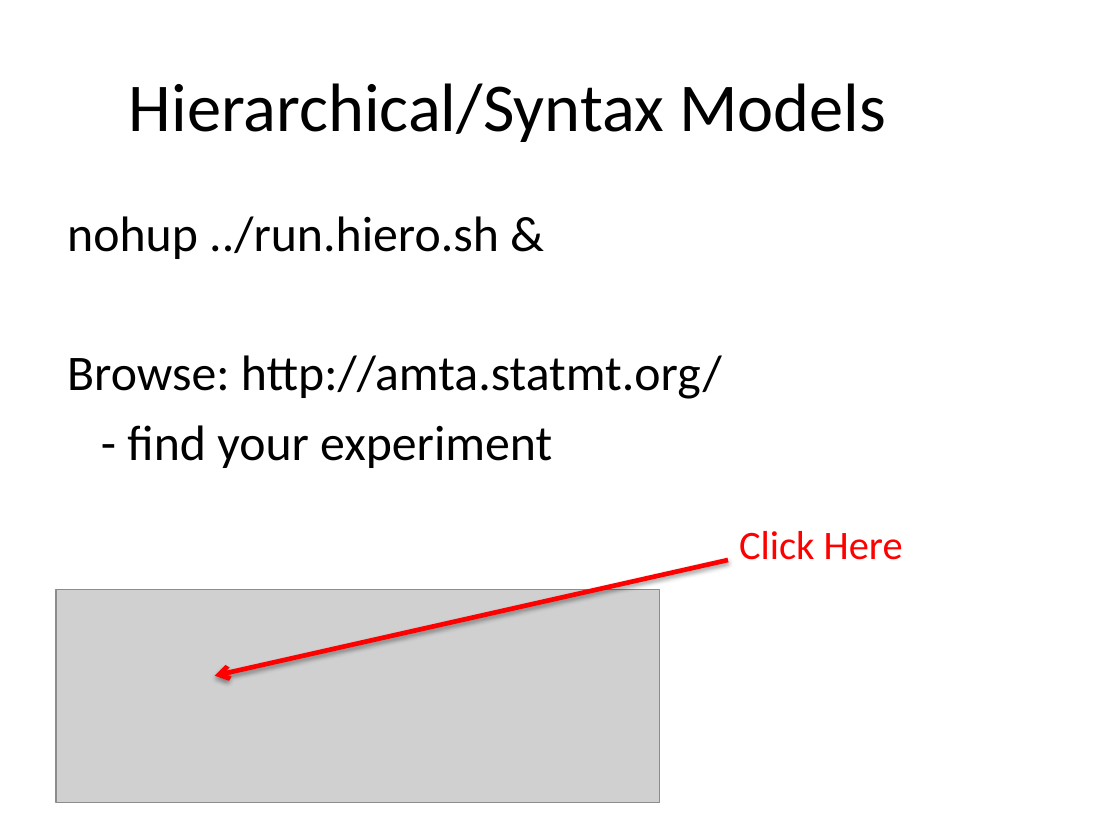
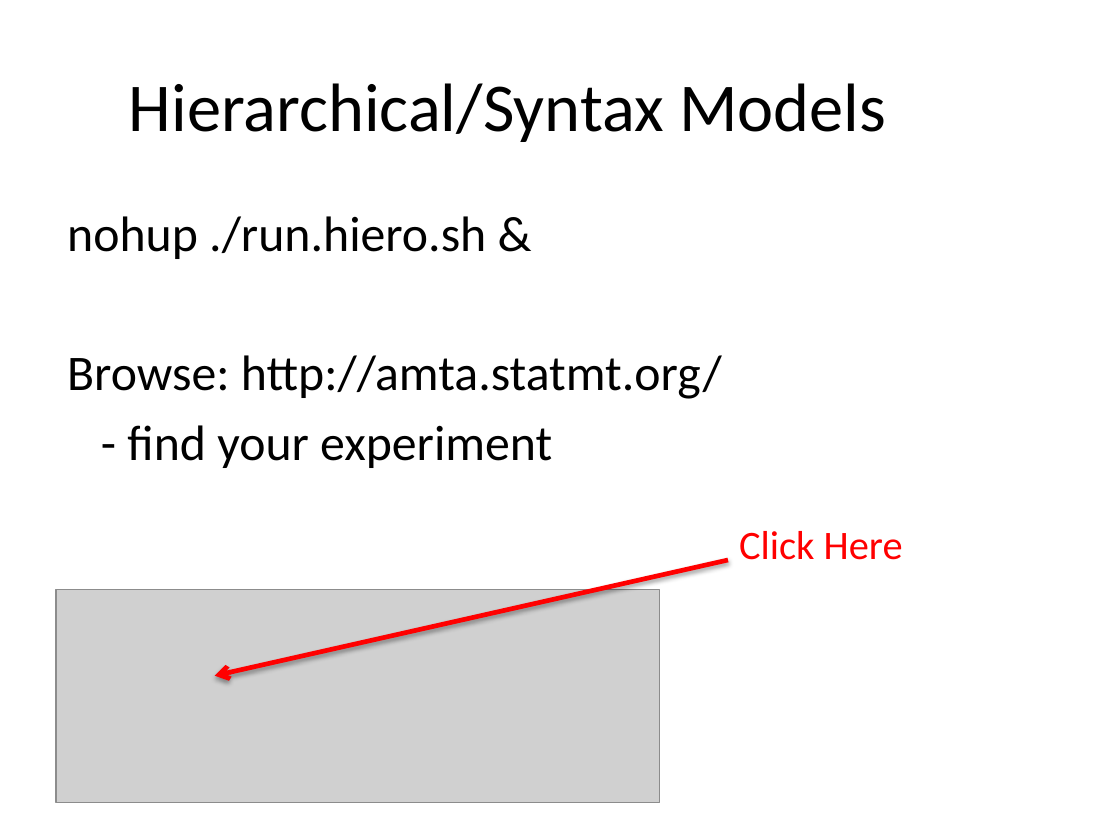
Before and after one commit to hieuhoang/papers, a slide deck: slide 7 of amta2012/hands-on.2012.pptx. Drawn at 1120x840 pixels with LibreOffice and Linux fonts; fonts in the diff are those of the drawing; grey boxes stand for pictures; background and template pictures are left out. Boxes give left, top, right and bottom in pixels: in the first picture for what was removed or moved away, otherwise in the second. Text is boxed around its words. In the diff, an @@ line names an element or a change of style, - is before the commit and + after.

```diff
--- a/amta2012/hands-on.2012.pptx
+++ b/amta2012/hands-on.2012.pptx
@@ text at (x1=67, y1=216, x2=486, y2=259): text changed @@
-nohup ../run.hiero.sh &
+nohup ./run.hiero.sh &
```
Also in this commit, not shown: 2 other slides changed, 2 other files.
